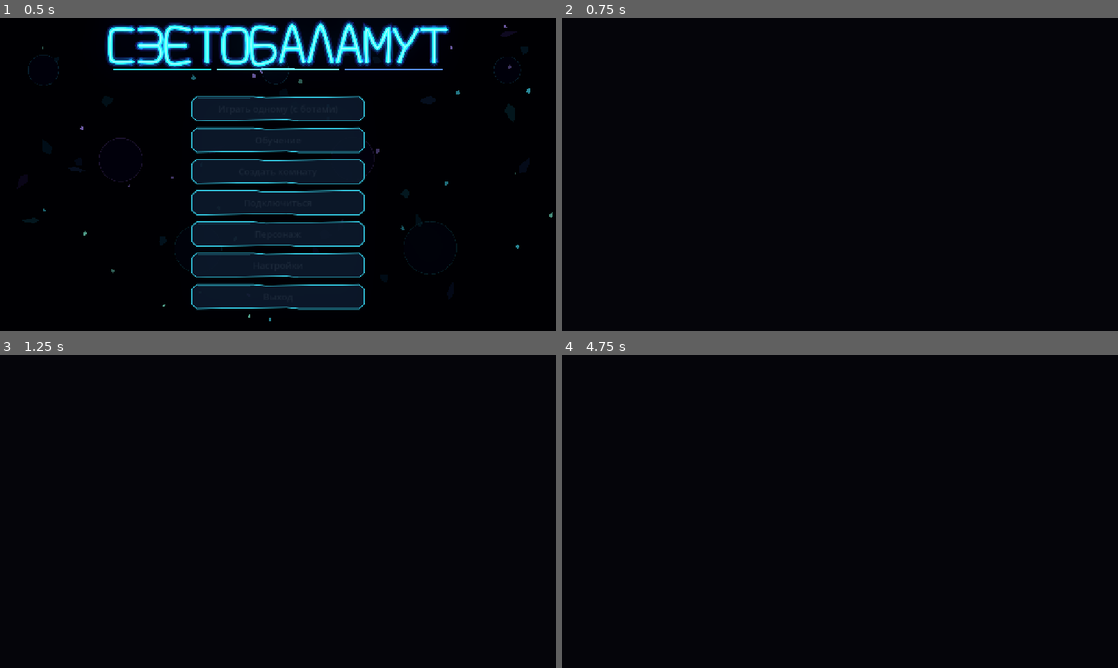
Above: before the commit, frames 1-4 (two rows, left to right).
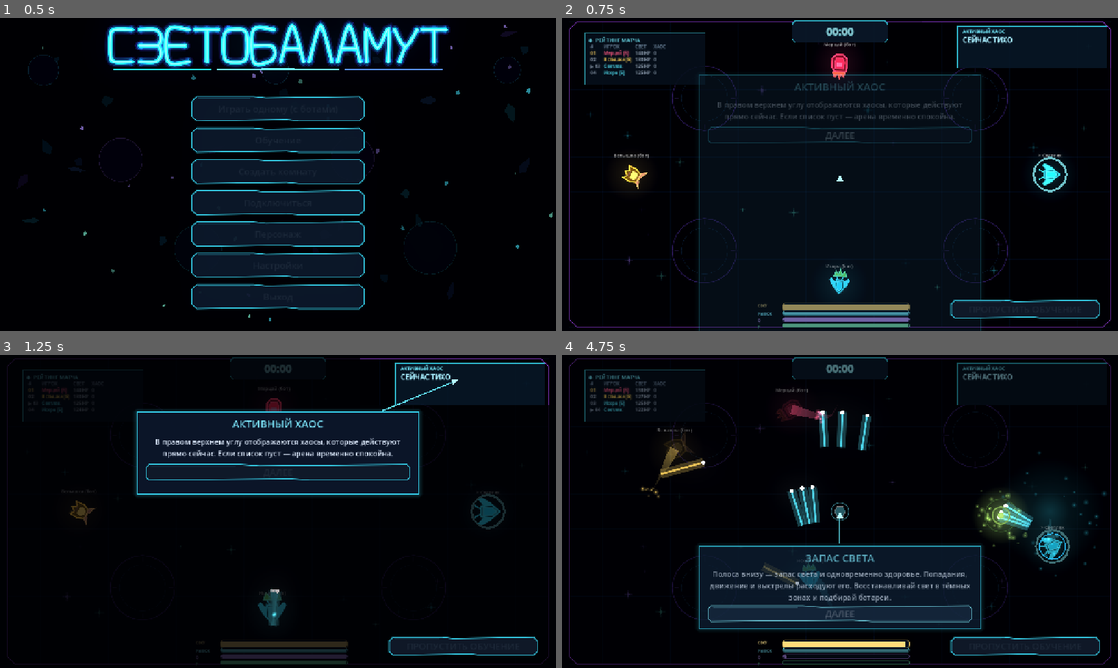
Above: after the commit, the same moments.

Repository: DvoreZZKy/svetobalamut
Game: Godot game, scene res://scenes/menu.tscn
The game is run twice, just before and just after one commit, with the same random seed, the same clock (stepped at 60 frames per second) and the same inputs.
Inputs (mouse positions are in pixels of both pictures, inside the frame that each line leads up to):
- Up to frame 1 (0.5 s): no input
- Up to frame 2 (0.75 s): click "Играть одному (с ботами)" at 0.5 s
- Up to frame 3 (1.25 s): no input
- Up to frame 4 (4.75 s): tap Enter (restart) at 1.25 s; move the mouse to (962, 495) at 1.27 s; hold D (right) 1.28-2 s; hold Space (dash) 1.28-2 s; tap Q (ability) at 1.35 s; click (962, 495) at 1.42 s; click (840, 473) at 2 s, where only the run after the commit has a clickable "ДАЛЕЕ"; move the mouse to (728, 527) at 2.77 s; hold S (down) 2.78-3.53 s; tap Space (dash) at 2.85 s; tap F (extra_ability) at 3.05, 3.6 s; move the mouse to (895, 442) at 3.52 s; press the mouse at (895, 442) at 3.53 s; hold D (right) 3.53-4.25 s; release the mouse at (895, 442) at 4.25 s; click (840, 646) at 4.25 s, where only the run after the commit has a clickable "ДАЛЕЕ"

Frame 1 is identical in both runs. In frame 2, 10% of the frame differs, in the area x 1-99%, y 0-100%; in frame 3, 19%; in frame 4, 22%.
Error before the commit: Parse Error: Expected "else" after ternary operator condition. (res://scripts/arena.gd:919)

Commit message:
Fix paused input dictionary syntax

Diff:
--- a/scripts/arena.gd
+++ b/scripts/arena.gd
@@ -915,7 +915,7 @@
 	inp["extra_ability"] = extra_ability_latch > 0.0
 	if pause_open:
 		inp = {"mv": Vector2.ZERO, "aim": get_canvas_transform().affine_inverse() * aim_screen_pos,
-			"fire": false, "dash": false, "poss": false, "ability": false, "extra_ability": false
+			"fire": false, "dash": false, "poss": false, "ability": false, "extra_ability": false}
 	if not is_client:
 		sim.inputs[local_id] = inp
 		if not G.tutorial_active:
